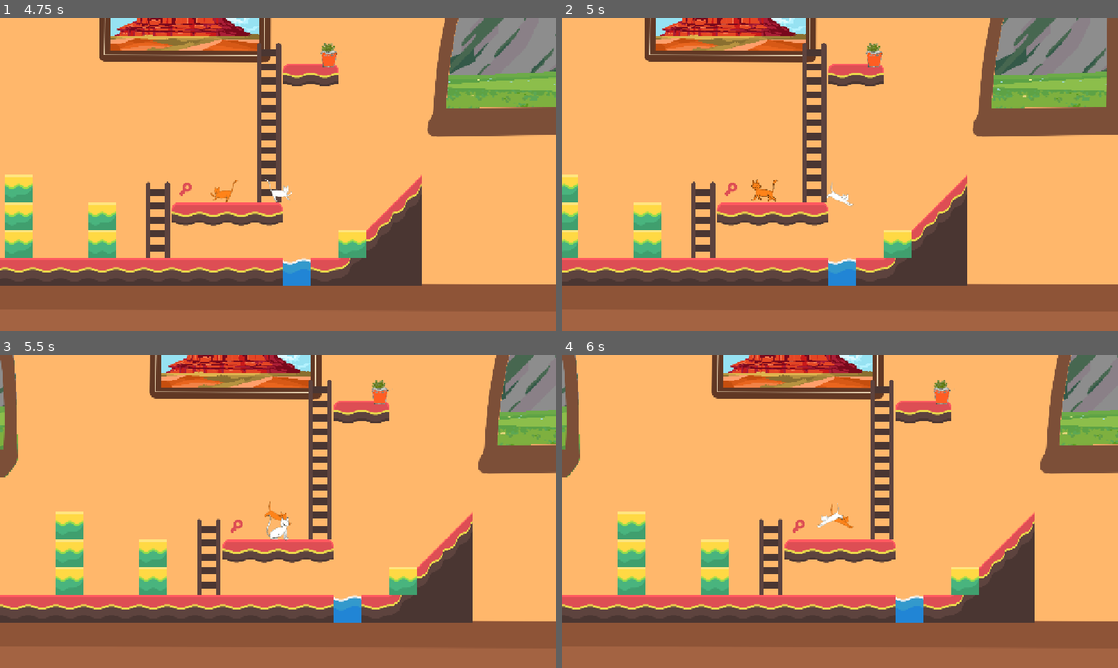
Above: before the commit, frames 1-4 (two rows, left to right).
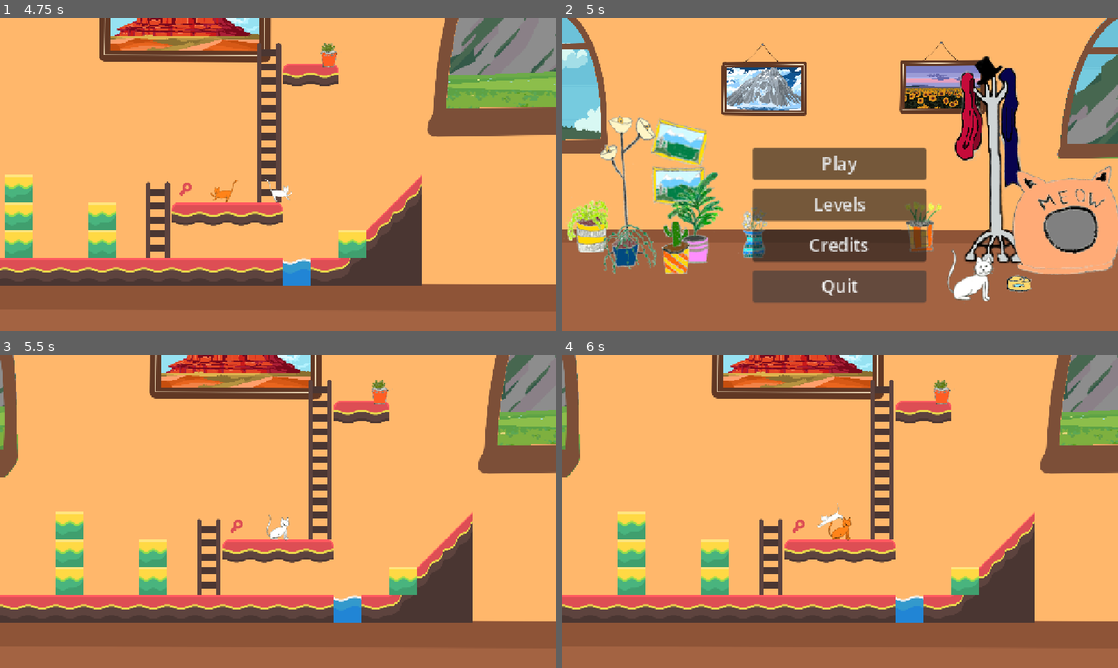
Above: after the commit, the same moments.

Repository: Fantasiel/GameJam25
Game: Godot game, scene res://scenes/menu.tscn
The game is run twice, just before and just after one commit, with the same random seed, the same clock (stepped at 60 frames per second) and the same inputs.
Inputs (mouse positions are in pixels of both pictures, inside the frame that each line leads up to):
- Up to frame 1 (4.75 s): click "Play" at 0.5 s; hold Right (move_right) 1.28-2.78 s; tap F (interact) at 1.35, 2.85, 4.35 s; tap Space (jump) at 1.52, 2.27, 3.77, 4.52 s; tap Ctrl (replay) at 2.1, 3.6 s; hold Left (move_left) 2.78-3.53 s; hold Right (move_right) from 3.53 s (still down)
- Up to frame 2 (5 s): keep holding Right (move_right); tap Escape (open_menu, bound only after the commit) at 4.9 s
- Up to frame 3 (5.5 s): release Right (move_right) at 5 s; click (278, 502) at 5 s, where only the run after the commit has a clickable "Play"
- Up to frame 4 (6 s): hold Left (move_left) from 5.78 s (still down); tap Ctrl (replay) at 5.85 s

Frame 1 is identical in both runs. In frame 2, 57% of the frame differs, in the area x 0-100%, y 0-91%; in frame 3, less than 0.1%; in frame 4, 0.2%.

Commit message:
add keyborad shortcuts

Diff:
--- a/project.godot
+++ b/project.godot
@@ -80,6 +80,17 @@
 "events": [Object(InputEventKey,"resource_local_to_scene":false,"resource_name":"","device":-1,"window_id":0,"alt_press …(191 unchanged characters)…
 ]
 }
+open_menu={
+"deadzone": 0.2,
+"events": [Object(InputEventKey,"resource_local_to_scene":false,"resource_name":"","device":-1,"window_id":0,"alt_pressed":false,"shift_pressed":false,"ctrl_pressed":false,"meta_pressed":false,"pressed":false,"keycode":0,"physical_keycode":4194305,"key_label":0,"unicode":0,"location":0,"echo":false,"script":null)
+, Object(InputEventKey,"resource_local_to_scene":false,"resource_name":"","device":-1,"window_id":0,"alt_pressed":false,"shift_pressed":false,"ctrl_pressed":false,"meta_pressed":false,"pressed":false,"keycode":0,"physical_keycode":4194306,"key_label":0,"unicode":0,"location":0,"echo":false,"script":null)
+]
+}
+quit_game={
+"deadzone": 0.2,
+"events": [Object(InputEventKey,"resource_local_to_scene":false,"resource_name":"","device":-1,"window_id":0,"alt_pressed":false,"shift_pressed":false,"ctrl_pressed":false,"meta_pressed":false,"pressed":false,"keycode":0,"physical_keycode":4194305,"key_label":0,"unicode":0,"location":0,"echo":false,"script":null)
+]
+}
 
 [layer_names]
 
--- a/scenes/levels/test.tscn
+++ b/scenes/levels/test.tscn
@@ -1,6 +1,7 @@
-[gd_scene load_steps=15 format=4 uid="uid://181c60os5u0y"]
+[gd_scene load_steps=16 format=4 uid="uid://181c60os5u0y"]
 
 [ext_resource type="Texture2D" uid="uid://c3a04jpufflu2" path="res://art/tilesheet_complete.png" id="1_52kye"]
+[ext_resource type="PackedScene" uid="uid://qv8qgxsi5odv" path="res://scenes/open_menu/open_menu.tscn" id="1_koekj"]
 [ext_resource type="Texture2D" uid="uid://bg5edorgq3hrt" path="res://art/Livingroom_1_View.png" id="1_uyl1e"]
 [ext_resource type="Texture2D" uid="uid://bo8xwxqad2txg" path="res://art/Livingroom_1.png" id="2_7115g"]
 [ext_resource type="PackedScene" uid="uid://hbydxrh0jfqf" path="res://scenes/cat/cat_and_ghost.tscn" id="4_uyl1e"]
@@ -441,6 +442,8 @@
 
 [node name="Test" type="Node2D"]
 
+[node name="OpenMenu" parent="." instance=ExtResource("1_koekj")]
+
 [node name="ParallaxBackground" type="ParallaxBackground" parent="."]
 
 [node name="ParallaxLayer" type="ParallaxLayer" parent="ParallaxBackground"]
--- a/scenes/menu.tscn
+++ b/scenes/menu.tscn
@@ -1,7 +1,21 @@
-[gd_scene load_steps=3 format=3 uid="uid://ckg2moxr7otwb"]
+[gd_scene load_steps=7 format=3 uid="uid://ckg2moxr7otwb"]
 
 [ext_resource type="Script" uid="uid://hpnxt3puv1xd" path="res://scripts/menu.gd" id="1_g6gyw"]
 [ext_resource type="PackedScene" uid="uid://b5ulejdekpci2" path="res://scenes/navigation_background.tscn" id="2_vjb58"]
+
+[sub_resource type="InputEventAction" id="InputEventAction_con2f"]
+action = &"start_game"
+pressed = true
+
+[sub_resource type="Shortcut" id="Shortcut_mhnvy"]
+events = [SubResource("InputEventAction_con2f")]
+
+[sub_resource type="InputEventAction" id="InputEventAction_vjb58"]
+action = &"quit_game"
+pressed = true
+
+[sub_resource type="Shortcut" id="Shortcut_con2f"]
+events = [SubResource("InputEventAction_vjb58")]
 
 [node name="Menu" type="Control"]
 layout_mode = 3
@@ -34,6 +48,7 @@
 custom_minimum_size = Vector2(200, 0)
 layout_mode = 2
 theme_override_font_sizes/font_size = 20
+shortcut = SubResource("Shortcut_mhnvy")
 text = "Play"
 
 [node name="Levels" type="Button" parent="GridContainer"]
@@ -52,6 +67,7 @@
 custom_minimum_size = Vector2(200, 0)
 layout_mode = 2
 theme_override_font_sizes/font_size = 20
+shortcut = SubResource("Shortcut_con2f")
 text = "Quit"
 
 [connection signal="pressed" from="GridContainer/Play" to="." method="_on_play_pressed"]
--- /dev/null
+++ b/scenes/open_menu/open_menu.gd
@@ -0,0 +1,5 @@
+extends Node2D
+
+func _input(event: InputEvent) -> void:
+	if event.is_action_pressed("open_menu"):
+		get_tree().change_scene_to_file("res://scenes/menu.tscn")
--- /dev/null
+++ b/scenes/open_menu/open_menu.tscn
@@ -0,0 +1,6 @@
+[gd_scene load_steps=2 format=3 uid="uid://qv8qgxsi5odv"]
+
+[ext_resource type="Script" uid="uid://bwyauaag2gutq" path="res://scenes/open_menu/open_menu.gd" id="1_ithbx"]
+
+[node name="OpenMenu" type="Node2D"]
+script = ExtResource("1_ithbx")
Not shown, added: scenes/open_menu/open_menu.gd.uid
